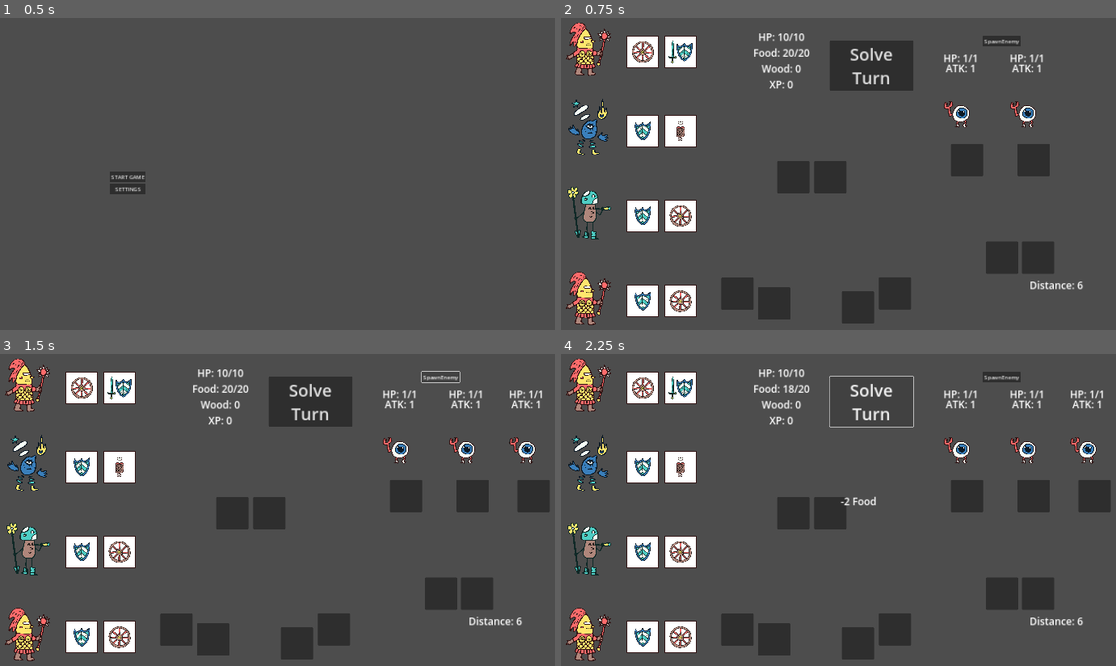
Above: before the commit, frames 1-4 (two rows, left to right).
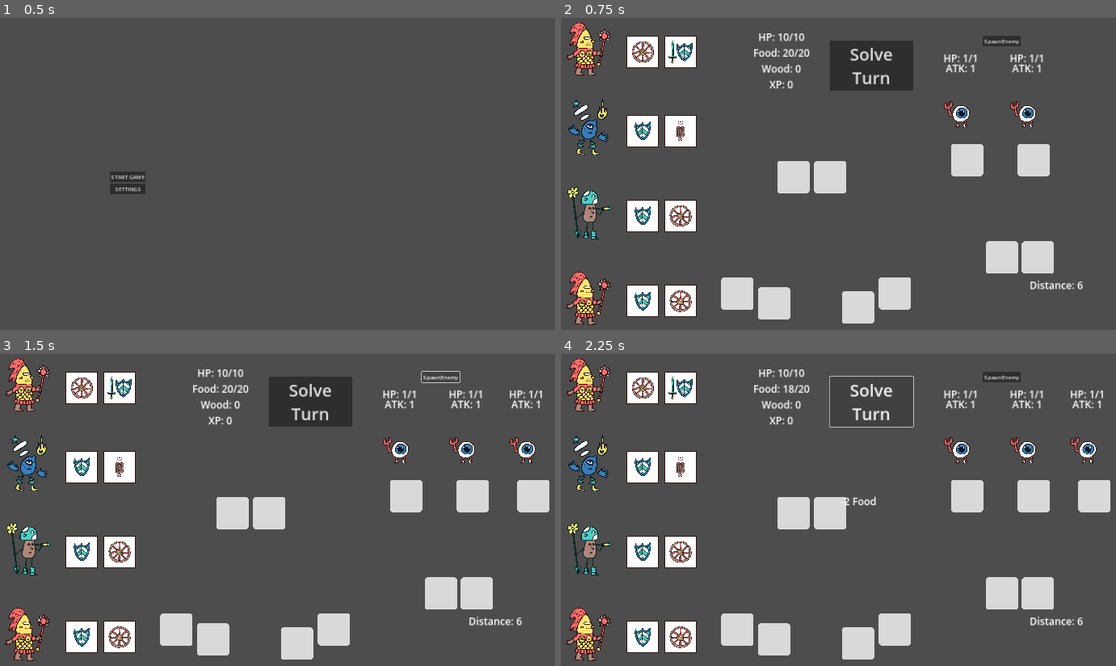
Above: after the commit, the same moments.

Repository: Sugo98/godot-77
Game: Godot game, scene res://game_logic/game_manager.tscn
The game is run twice, just before and just after one commit, with the same random seed, the same clock (stepped at 60 frames per second) and the same inputs.
Inputs:
- Up to frame 1 (0.5 s): no input
- Up to frame 2 (0.75 s): click "START GAME" at 0.5 s
- Up to frame 3 (1.5 s): click "SpawnEnemy" at 1.25 s
- Up to frame 4 (2.25 s): click "Solve Turn" at 2 s

Frame 1 is identical in both runs. In frame 2, 6.0% of the frame differs, in the area x 28-89%, y 40-98%; in frame 3, 6.6%, in the area x 28-99%, y 40-98%; in frame 4, 6.6%.

Commit message:
Theme add feedback on action spaces

Diff:
--- /dev/null
+++ b/assets/theme/basic_theme.tres
@@ -0,0 +1,21 @@
+[gd_resource type="Theme" load_steps=7 format=3 uid="uid://bionh2bhlri40"]
+
+[ext_resource type="Texture2D" uid="uid://cnv0tp1gakj37" path="res://assets/theme/Plain.png" id="1_cl5vj"]
+[ext_resource type="Texture2D" uid="uid://brnsw1jnkors8" path="res://assets/theme/Bridge.png" id="1_ghjwu"]
+[ext_resource type="Texture2D" uid="uid://bfksoisqamyys" path="res://assets/theme/Plus_1.png" id="2_wojhy"]
+
+[sub_resource type="StyleBoxTexture" id="StyleBoxTexture_gw8pl"]
+texture = ExtResource("1_ghjwu")
+
+[sub_resource type="StyleBoxTexture" id="StyleBoxTexture_lgjuj"]
+texture = ExtResource("1_cl5vj")
+
+[sub_resource type="StyleBoxTexture" id="StyleBoxTexture_c56e0"]
+texture = ExtResource("2_wojhy")
+
+[resource]
+BrokenBridge/base_type = &"PanelContainer"
+BrokenBridge/styles/panel = SubResource("StyleBoxTexture_gw8pl")
+PanelContainer/styles/panel = SubResource("StyleBoxTexture_lgjuj")
+Plus_1/base_type = &"PanelContainer"
+Plus_1/styles/panel = SubResource("StyleBoxTexture_c56e0")
--- a/game_logic/basic_level.tscn
+++ b/game_logic/basic_level.tscn
@@ -1,8 +1,9 @@
-[gd_scene load_steps=4 format=3 uid="uid://tkb6vimwhpij"]
+[gd_scene load_steps=5 format=3 uid="uid://tkb6vimwhpij"]
 
 [ext_resource type="Script" path="res://game_logic/basic_level_logic.gd" id="1_n52b6"]
 [ext_resource type="PackedScene" uid="uid://yvwkwgojt1ab" path="res://enemies logic/enemy.tscn" id="2_beh15"]
 [ext_resource type="Script" path="res://dice_logic/dice_slot.gd" id="2_ghtwx"]
+[ext_resource type="Theme" uid="uid://bionh2bhlri40" path="res://assets/theme/basic_theme.tres" id="3_il6yc"]
 
 [node name="BasicLevel" type="Node"]
 script = ExtResource("1_n52b6")
@@ -40,6 +41,7 @@
 offset_top = 297.0
 offset_right = 126.0
 offset_bottom = 361.0
+theme = ExtResource("3_il6yc")
 script = ExtResource("2_ghtwx")
 type = 1
 
@@ -51,6 +53,7 @@
 offset_top = 297.0
 offset_right = 324.0
 offset_bottom = 361.0
+theme = ExtResource("3_il6yc")
 script = ExtResource("2_ghtwx")
 type = 1
 
@@ -62,6 +65,7 @@
 offset_top = 297.0
 offset_right = 505.0
 offset_bottom = 361.0
+theme = ExtResource("3_il6yc")
 script = ExtResource("2_ghtwx")
 type = 1
 
@@ -73,6 +77,7 @@
 offset_top = 297.0
 offset_right = 706.0
 offset_bottom = 361.0
+theme = ExtResource("3_il6yc")
 script = ExtResource("2_ghtwx")
 type = 1
 
@@ -110,6 +115,7 @@
 offset_top = 58.0
 offset_right = 127.0
 offset_bottom = 122.0
+theme = ExtResource("3_il6yc")
 script = ExtResource("2_ghtwx")
 type = 3
 
@@ -120,6 +126,7 @@
 offset_top = 87.0
 offset_right = 268.0
 offset_bottom = 183.0
+theme = ExtResource("3_il6yc")
 script = ExtResource("2_ghtwx")
 type = 3
 
@@ -143,6 +150,7 @@
 offset_top = 107.0
 offset_right = 137.0
 offset_bottom = 171.0
+theme = ExtResource("3_il6yc")
 script = ExtResource("2_ghtwx")
 type = 2
 
@@ -153,6 +161,7 @@
 offset_top = 65.0
 offset_right = 279.0
 offset_bottom = 161.0
+theme = ExtResource("3_il6yc")
 script = ExtResource("2_ghtwx")
 type = 2
 
@@ -176,6 +185,7 @@
 offset_top = 142.0
 offset_right = 167.0
 offset_bottom = 238.0
+theme = ExtResource("3_il6yc")
 script = ExtResource("2_ghtwx")
 type = 5
 
@@ -186,6 +196,7 @@
 offset_top = 142.0
 offset_right = 274.0
 offset_bottom = 238.0
+theme = ExtResource("3_il6yc")
 script = ExtResource("2_ghtwx")
 type = 5
 
@@ -196,6 +207,7 @@
 offset_top = 142.0
 offset_right = 385.0
 offset_bottom = 238.0
+theme = ExtResource("3_il6yc")
 script = ExtResource("2_ghtwx")
 type = 5
 
@@ -219,6 +231,7 @@
 offset_top = 102.0
 offset_right = 158.0
 offset_bottom = 166.0
+theme = ExtResource("3_il6yc")
 script = ExtResource("2_ghtwx")
 type = 4
 
@@ -229,6 +242,7 @@
 offset_top = 102.0
 offset_right = 300.0
 offset_bottom = 198.0
+theme = ExtResource("3_il6yc")
 script = ExtResource("2_ghtwx")
 type = 4
 
--- a/game_logic/basic_level_logic.gd
+++ b/game_logic/basic_level_logic.gd
@@ -54,17 +54,20 @@
 	for slot : DiceSlot in wood_slots:
 		if slot.get_index() < data.wood_slots:
 			slot.show()
+			if data.mod_wood : slot.theme_type_variation = "Plus_1"
 		else:
 			slot.hide()
 	for slot : DiceSlot in food_slots:
 		if slot.get_index() < data.food_slots:
 			slot.show()
+			if data.mod_food : slot.theme_type_variation = "Plus_1"
 		else:
 			slot.hide()
 	if not data.boss_level:
 		for slot : DiceSlot in road_slots:
 			if slot.get_index() < data.road_slots:
 				slot.show()
+				if  data.broken_bridge : slot.theme_type_variation = "BrokenBridge"
 			else:
 				slot.hide()
 	else:
--- a/game_logic/main_menu.tscn
+++ b/game_logic/main_menu.tscn
@@ -1,6 +1,7 @@
-[gd_scene load_steps=4 format=3 uid="uid://c5mfo6eaopvch"]
+[gd_scene load_steps=5 format=3 uid="uid://c5mfo6eaopvch"]
 
 [ext_resource type="Script" path="res://game_logic/main_menu.gd" id="1_m3nt4"]
+[ext_resource type="Theme" uid="uid://bionh2bhlri40" path="res://assets/theme/basic_theme.tres" id="2_dlwf6"]
 [ext_resource type="AudioStream" uid="uid://bs3v4l4ecfx3r" path="res://assets/music/Town_-_Castle_Gates.ogg" id="2_sp5x1"]
 [ext_resource type="AudioStream" uid="uid://cmvpunesy6b3t" path="res://assets/sound fx/hitHurt.wav" id="3_wk7ht"]
 
@@ -26,10 +27,13 @@
 
 [node name="StartGame" type="Button" parent="Game Menu"]
 layout_mode = 2
+theme = ExtResource("2_dlwf6")
 text = "START GAME"
 
 [node name="Option" type="Button" parent="Game Menu"]
 layout_mode = 2
+theme = ExtResource("2_dlwf6")
+theme_type_variation = &"RedButton"
 text = "SETTINGS"
 
 [node name="Settings Menu" type="VBoxContainer" parent="."]
Binary file added: assets/theme/Bridge.png
Not shown, added: assets/theme/Bridge.png.import
Binary file added: assets/theme/Plain.png
Not shown, added: assets/theme/Plain.png.import
Binary file added: assets/theme/Plus_1.png
Not shown, added: assets/theme/Plus_1.png.import
